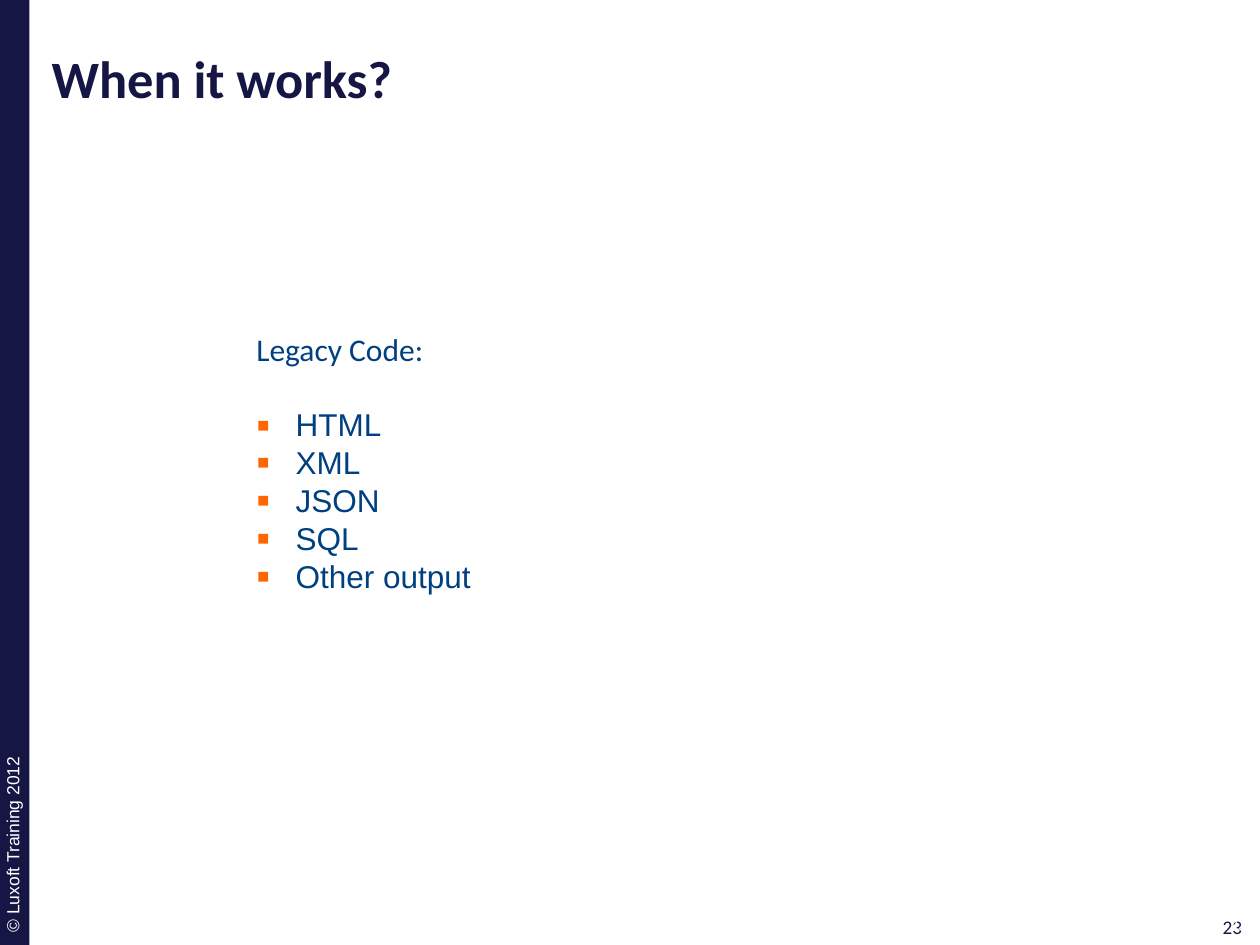
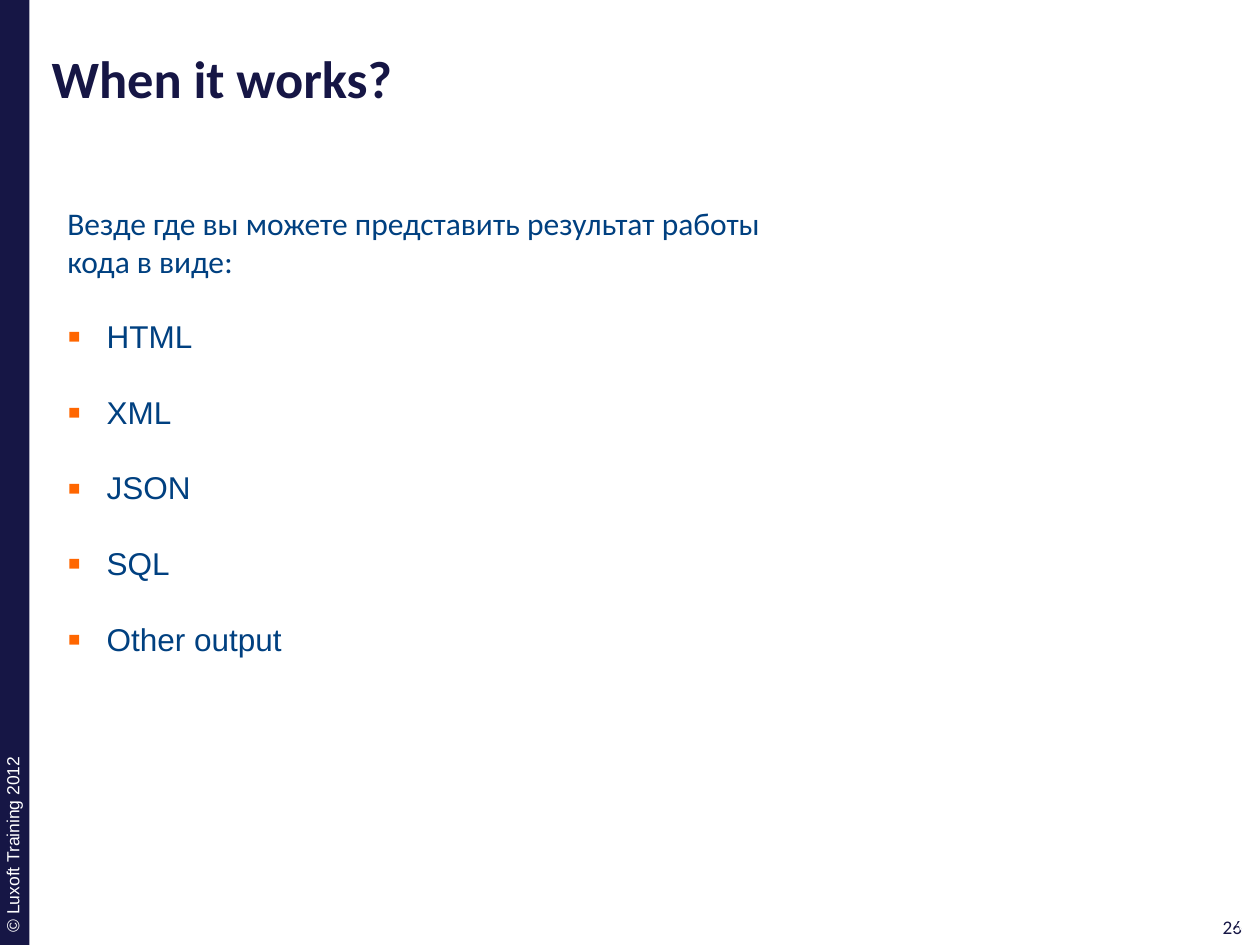
Before and after one commit to ivan-dyachenko/Trainings, a slide deck: slide 26 of Test Driven Development/materials/pptx/10. TDD-Approval.pptx (slide 23 before the commit). Drawn at 1260x945 pixels with LibreOffice and Linux fonts; fonts in the diff are those of the drawing; background and template pictures are left out. Boxes give left, top, right and bottom in pixels: in the first picture for what was removed or moved away, otherwise in the second. Text is boxed around its words. In the diff, an @@ line names an element or a change of style, - is before the commit and + after.

```diff
--- a/Test Driven Development/materials/pptx/10. TDD-Approval.pptx
+++ b/Test Driven Development/materials/pptx/10. TDD-Approval.pptx
@@ rectangle "Везде где вы можете представить ...": place and size @@
-rectangle "Везде где вы можете представить ..." at (242,315,567,612)
+rectangle "Везде где вы можете представить ..." at (53,189,799,677)
@@ text in rectangle at (67,213,760,279): text changed @@
-Legacy Code:
+Везде где вы можете представить результат работы кода в виде:
@@ page number at (1223,921,1242,934): text changed @@
-23
+26
@@ page number at (1229,921,1248,934): text changed @@
-23
+26
```
Also in this commit, not shown: 6 other slides changed, 7 slides added, 4 slides removed, 13 other files.
